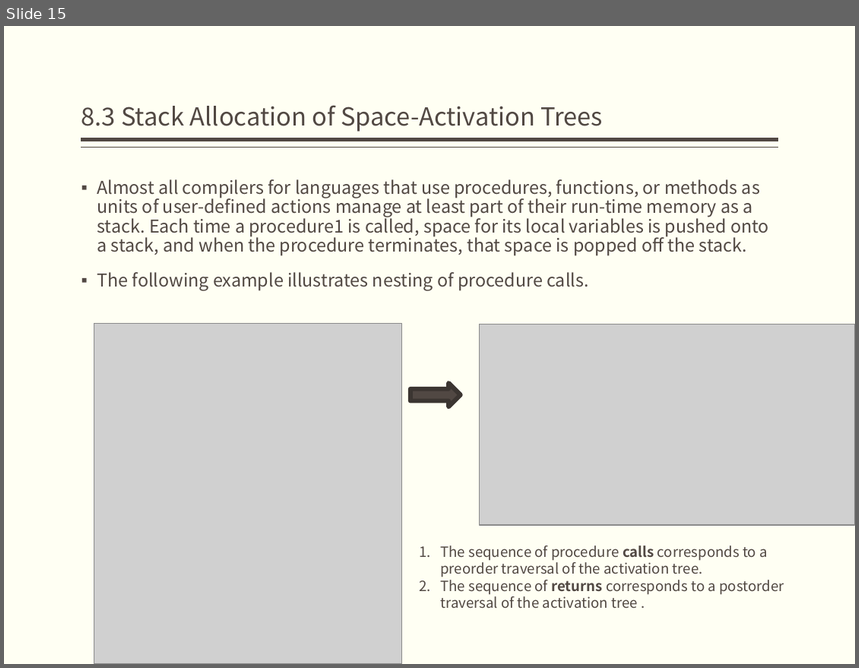
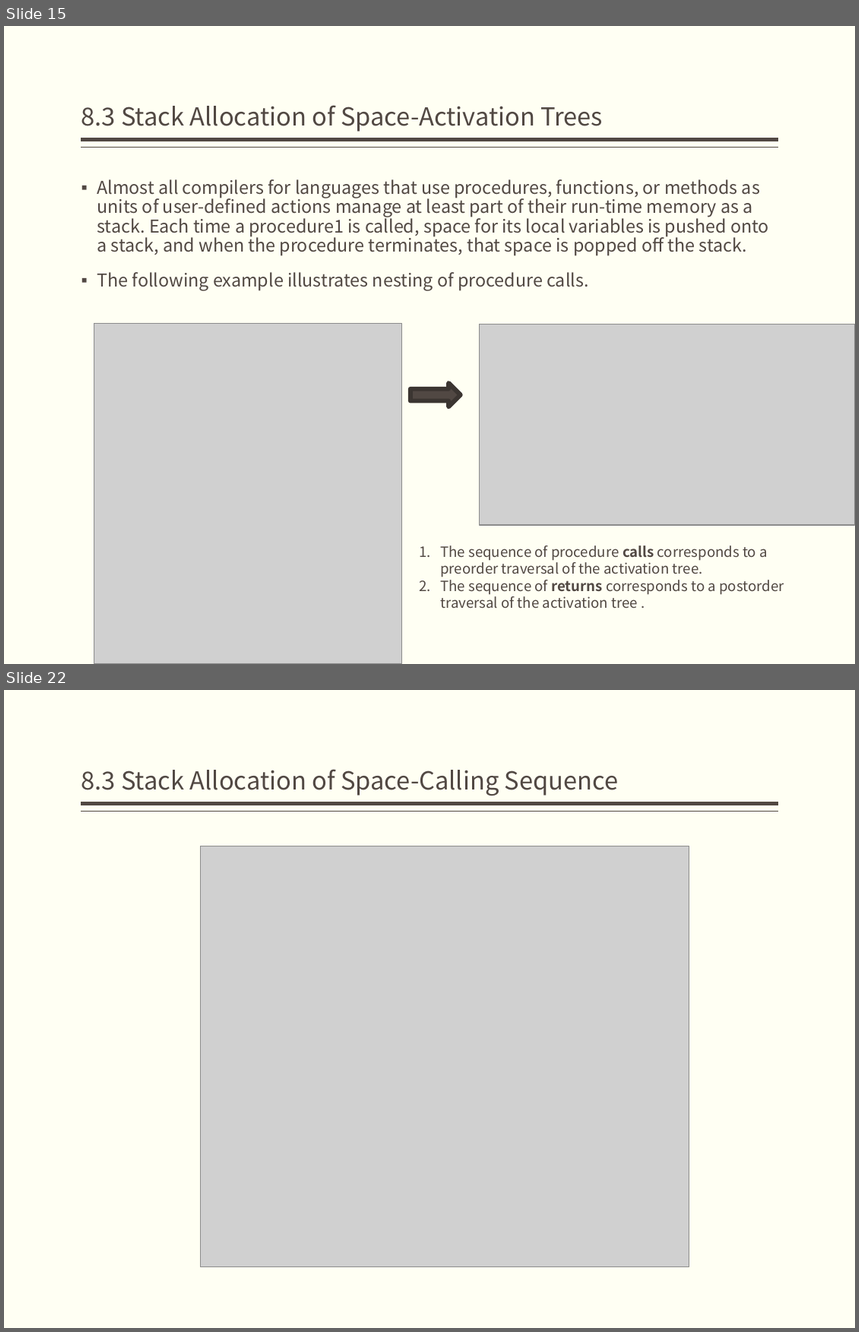
Before and after one commit to jz81/jz81.github.io, a slide deck: course/compiler/lecture/(Spring2020)Lecture8.pptx. Shown one above the other, each under a label of ours: slide 15 before the commit, slides 15 and 22 after it; the slides between them are not shown. The pictures are 859x668 and 859x1332 pixels, drawn with LibreOffice and Linux fonts; fonts in the diff are those of the drawing; grey boxes stand for pictures. Boxes give left, top, right and bottom in pixels: in the first picture for what was removed or moved away, otherwise in the second. Text is boxed around its words. In the diff, an @@ line names an element or a change of style, - is before the commit and + after.

```diff
--- a/course/compiler/lecture/(Spring2020)Lecture8.pptx
+++ b/course/compiler/lecture/(Spring2020)Lecture8.pptx
@@ slide 22 added at box(4, 690, 855, 1328), background #FFFFF3; not listed: 2 template elements that a slide beside it also shows @@
@@ title added at box(82, 769, 619, 796), 21 pt, text #514843 @@
+8.3 Stack Allocation of Space-Calling Sequence
@@ picture added at box(201, 847, 690, 1268) @@
```
Also in this commit, not shown: 1 slide changed, 6 other slides added, 5 slides removed.
